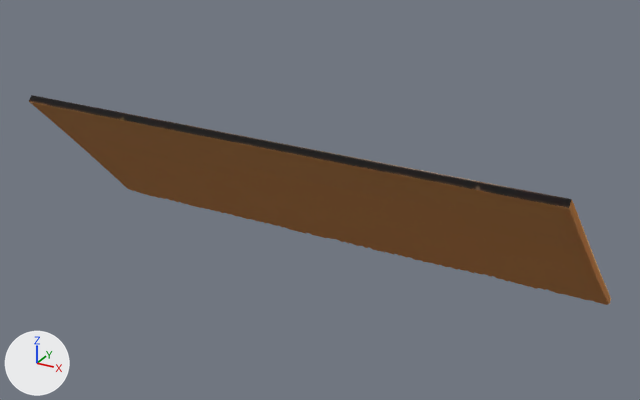
The OBJ model static/urdf/box_00/box_00_objs/1/1.obj, before and after one commit.
Rendered twice from a 50 mm camera at (0.443, -0.923, 0.718) aimed at (0.017, -0.15, 0.332). Lighting does not change. The marker at lower left points along +X, +Y and +Z. The older version comes first. Where no turn or scale is listed for an object, it has been applied to the vertices.

In view in the first picture: '1'.
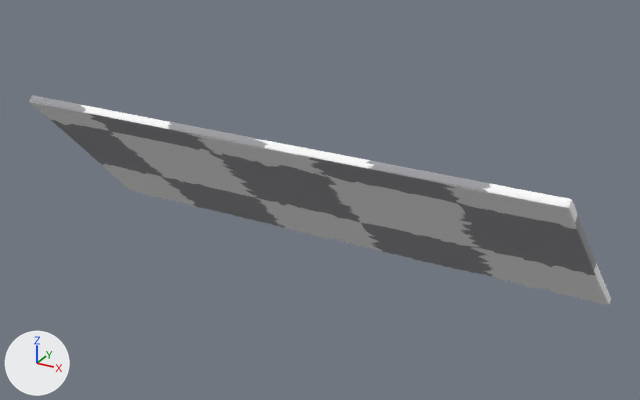
Boxes [x1, y1, x2, y2] around the edits, measured in the pictures (640 x 400 px):
'1', surface changed (brown to grey)
    both: [29, 95, 611, 305]

What the commit changed:
Picture 'dummy.png' (img_dummy_png) is new.
Material 'material_0' (mat_material_0) changes its picture from img_material_0_png to img_dummy_png.
In material 'material_0' (mat_material_0), roughness goes from 0.968 to 1.0.
